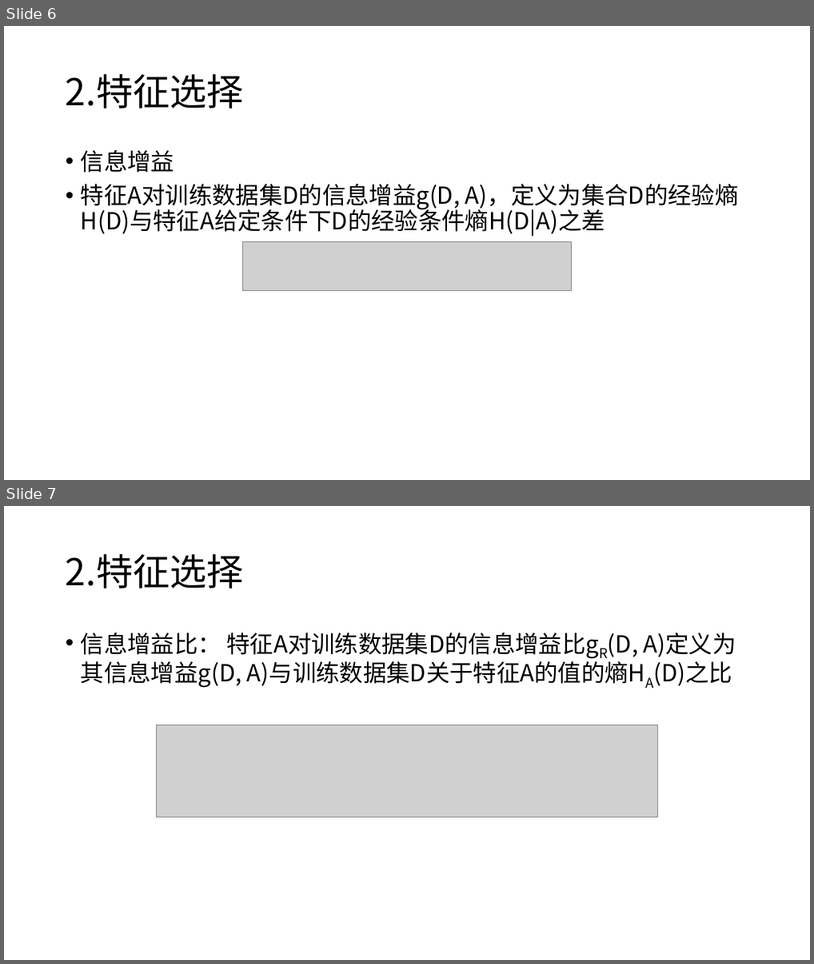
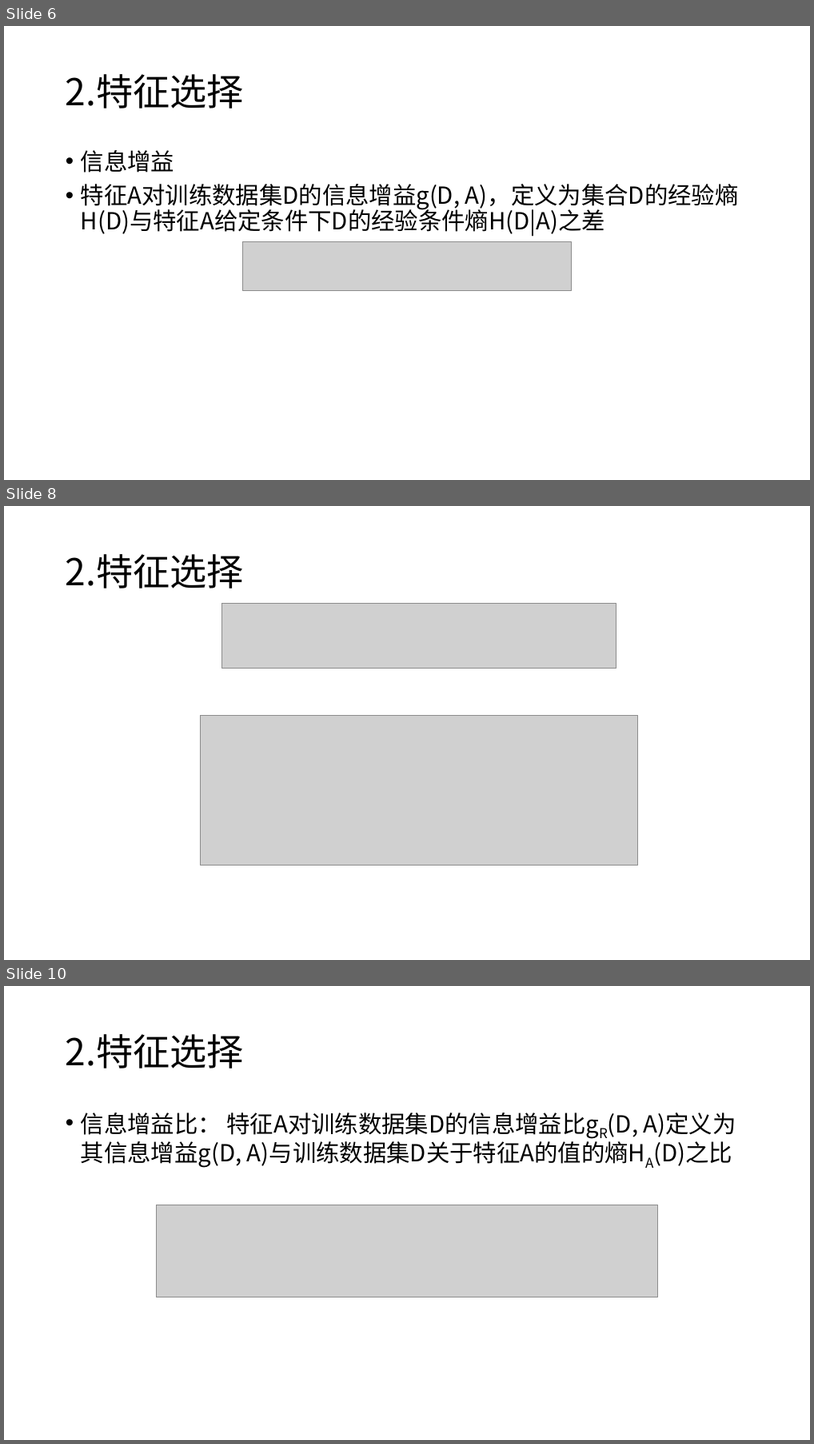
Before and after one commit to lvjieting/machine_learning, a slide deck: courseware/20190105_decision_tree/决策树.pptx. Shown one above the other, each under a label of ours: slides 6 and 7 before the commit, slides 6, 8 and 10 after it; the slides between them are not shown. The pictures are 814x964 and 814x1444 pixels, drawn with LibreOffice and Linux fonts; fonts in the diff are those of the drawing; grey boxes stand for pictures. Boxes give left, top, right and bottom in pixels: in the first picture for what was removed or moved away, otherwise in the second. Text is boxed around its words. In the diff, an @@ line names an element or a change of style, - is before the commit and + after.

```diff
--- a/courseware/20190105_decision_tree/决策树.pptx
+++ b/courseware/20190105_decision_tree/决策树.pptx
@@ slide 8 added at box(4, 506, 810, 960), background #FFFFFF @@
@@ title added at box(66, 554, 244, 588), 44 pt, text #000000 @@
+2.特征选择
@@ picture added at box(222, 604, 616, 668) @@
@@ picture added at box(200, 716, 638, 865) @@
@@ what was slide 7 is now slide 10 @@
```
Also in this commit, not shown: 1 slide changed, 3 other slides added.
